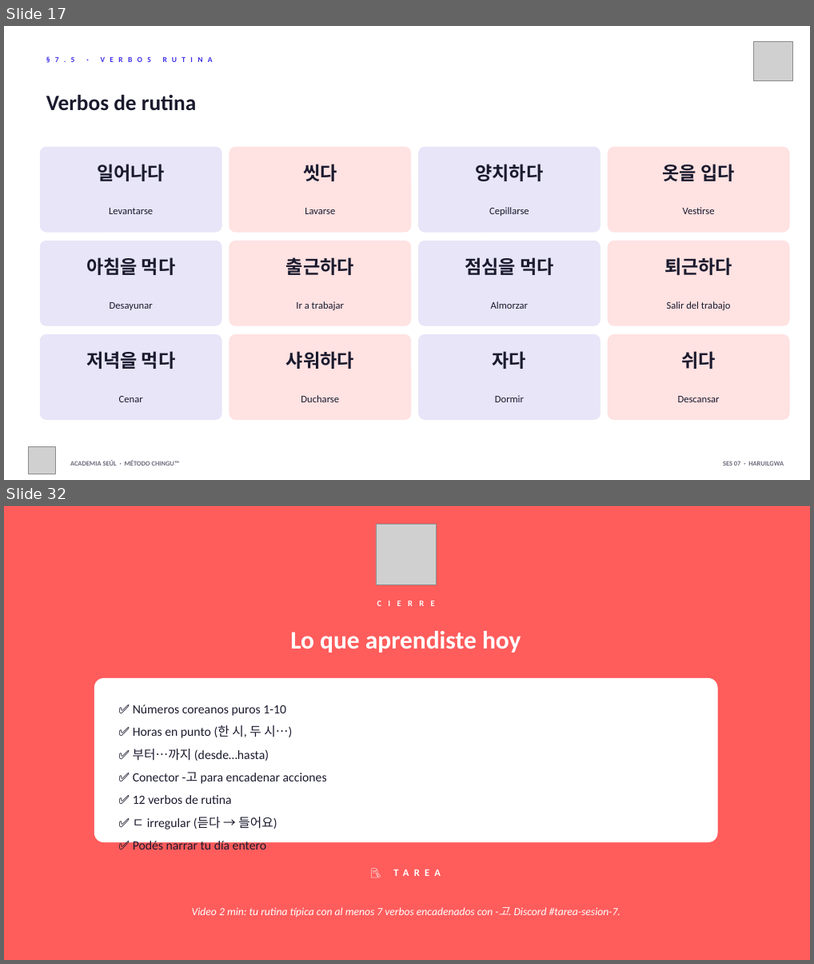
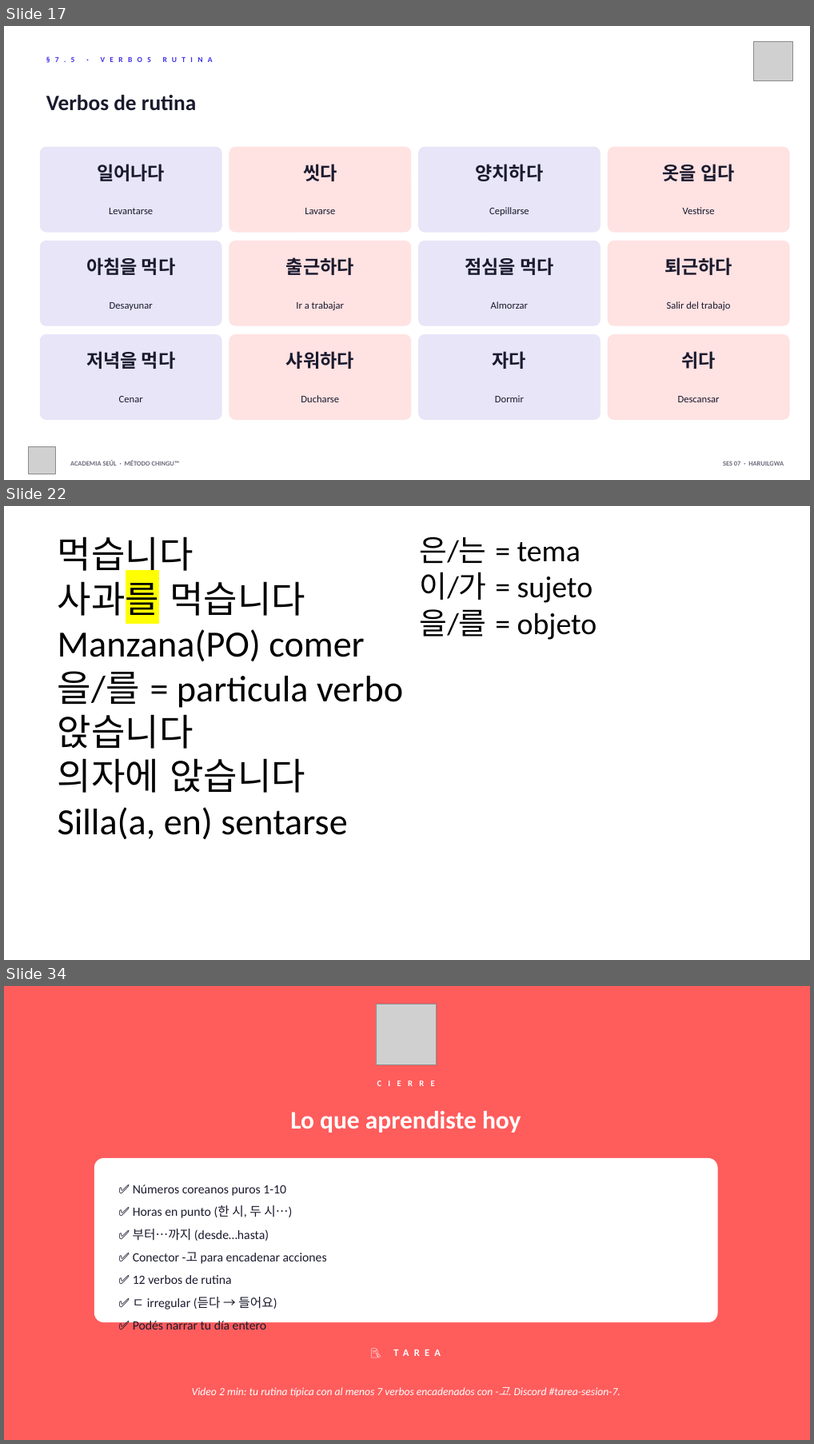
Before and after one commit to academiaseul/ACADEMIASEULWEB, a slide deck: A1_Nivel_1/07_Rutina_Diaria/Sesion_07_Rutina_Diaria_v2.pptx. Shown one above the other, each under a label of ours: slides 17 and 32 before the commit, slides 17, 22 and 34 after it; the slides between them are not shown. The pictures are 814x964 and 814x1444 pixels, drawn with LibreOffice and Linux fonts; fonts in the diff are those of the drawing; grey boxes stand for pictures. Boxes give left, top, right and bottom in pixels: in the first picture for what was removed or moved away, otherwise in the second. Text is boxed around its words. In the diff, an @@ line names an element or a change of style, - is before the commit and + after.

```diff
--- a/A1_Nivel_1/07_Rutina_Diaria/Sesion_07_Rutina_Diaria_v2.pptx
+++ b/A1_Nivel_1/07_Rutina_Diaria/Sesion_07_Rutina_Diaria_v2.pptx
@@ slide 22 added at (4,506,810,960), background #FFFFFF @@
@@ text added at (58,536,403,840), 44 pt, text #000000 @@
+먹습니다
+사과를 먹습니다
+Manzana(PO) comer
+을/를 = particula verbo
+앉습니다
+의자에 앉습니다
+Silla(a, en) sentarse
@@ text added at (420,537,598,640), 36 pt, text #000000 @@
+은/는 = tema
+이/가 = sujeto
+을/를 = objeto
@@ what was slide 32 is now slide 34 @@
```
Also in this commit, not shown: 2 slides changed, 10 other slides added, 9 slides removed, 41 other files.
